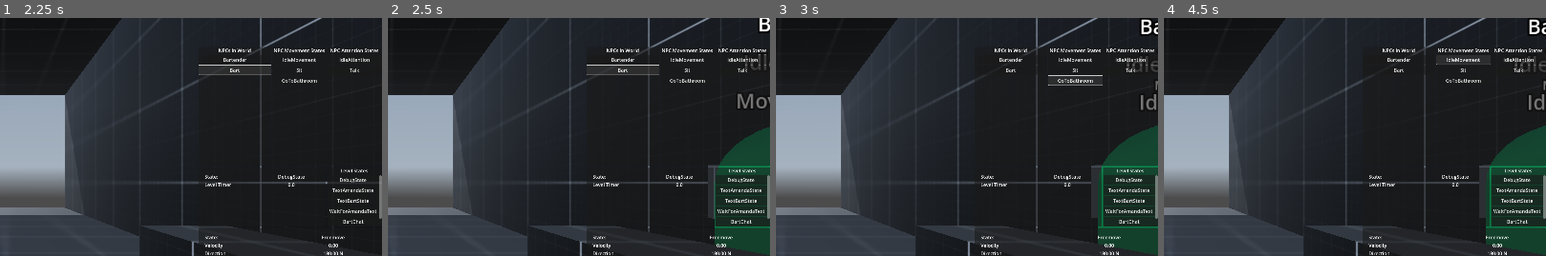
Above: before the commit, frames 1-4 (left to right).
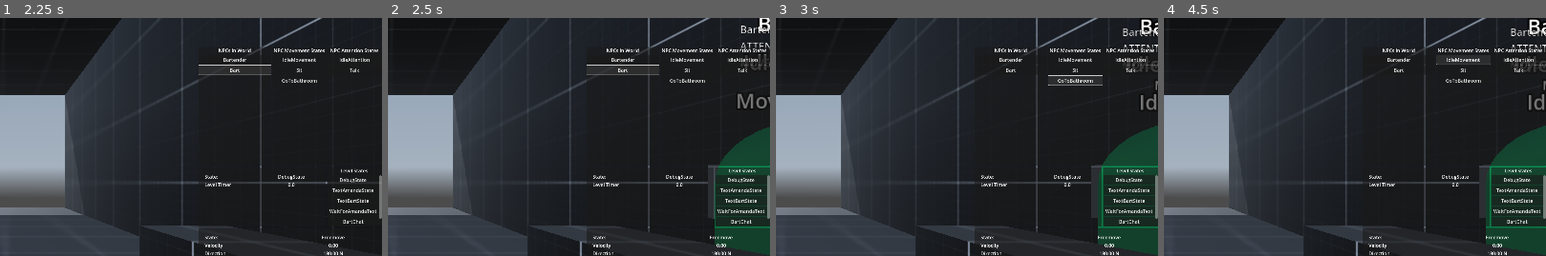
Above: after the commit, the same moments.

Repository: LucasMc17/One-Man-s-Trash
Game: Godot game, scene res://levels/level_01/root.tscn
The game is run twice, just before and just after one commit, with the same random seed, the same clock (stepped at 60 frames per second) and the same inputs. A sky picture missing from this copy of the repository is replaced by a grey-blue gradient.
Inputs (mouse positions are % of the whole screen's width and height, from its top left):
- Up to frame 1 (2.25 s): click (88, 99) at 0.52 s; type "12" at 0.6 s; click "Bartender" at 1.25 s; click "Bart" at 2 s
- Up to frame 2 (2.5 s): no input
- Up to frame 3 (3 s): click "GoToBathroom" at 2.75 s
- Up to frame 4 (4.5 s): click "GoToBathroom" at 3.5 s; click "IdleMovement" at 4.25 s
The pictures show only the part of the screen within x 50-100%, y 15-65%; the shares and areas given below are measured in that part.

Frame 1 is identical in both runs. In frame 2, 0.2% of the frame differs, in the area x 92-100%, y 3-21%; in frame 3, 0.3%, in the area x 90-100%, y 4-22%; in frame 4, 0.3%.

Commit message:
first pass at label creation more to come

Diff:
--- a/area_triggers/area_counter.gd
+++ b/area_triggers/area_counter.gd
@@ -2,8 +2,6 @@
 
 signal filled()
 signal unfilled()
-
-# @onready var DEBUG_LABEL := %DebugLabel
 
 @export var LIMIT : int
 
--- a/debug/debug_ui/debug_label.gd
+++ b/debug/debug_ui/debug_label.gd
@@ -6,7 +6,6 @@
 
 @export var VP_SIZE := Vector2i(500,500):
 	set(val):
-		print(VIEWPORT)
 		if VIEWPORT:
 			VIEWPORT.size = val
 		VP_SIZE = val
--- a/debug/debug_ui/debug_label.tscn
+++ b/debug/debug_ui/debug_label.tscn
@@ -12,15 +12,34 @@
 no_depth_test = true
 texture = SubResource("ViewportTexture_4uiuj")
 script = ExtResource("1_4uiuj")
-TEXT = "aaaaaa"
+TEXT = "Exampe text
+Lorem Ipsum Lorem Ipsum
+Lorem: Ipsum"
 
 [node name="SubViewport" type="SubViewport" parent="."]
 unique_name_in_owner = true
 transparent_bg = true
 size = Vector2i(500, 500)
 
-[node name="Label" type="Label" parent="SubViewport"]
+[node name="Control" type="Control" parent="SubViewport"]
+layout_mode = 3
+anchors_preset = 15
+anchor_right = 1.0
+anchor_bottom = 1.0
+grow_horizontal = 2
+grow_vertical = 2
+
+[node name="Label" type="Label" parent="SubViewport/Control"]
 unique_name_in_owner = true
-offset_right = 40.0
-offset_bottom = 23.0
-text = "aaaaaa"
+layout_mode = 1
+anchors_preset = 13
+anchor_left = 0.5
+anchor_right = 0.5
+anchor_bottom = 1.0
+offset_left = -28.0
+offset_right = 28.0
+grow_horizontal = 2
+grow_vertical = 2
+text = "Exampe text
+Lorem Ipsum Lorem Ipsum
+Lorem: Ipsum"
--- a/levels/level_01/root.tscn
+++ b/levels/level_01/root.tscn
@@ -232,6 +232,7 @@
 
 [node name="AreaCounter" parent="." node_paths=PackedStringArray("INCLUDED") instance=ExtResource("23_2q5mi")]
 transform = Transform3D(1, 0, 0, 0, 1, 0, 0, 0, 1, 0, 1.15372, 6.17273)
+LIMIT = 1
 INCLUDED = [NodePath("../Player")]
 
 [node name="CollisionShape3D" type="CollisionShape3D" parent="AreaCounter"]
--- a/scenes/characters/npcs/base_npc.gd
+++ b/scenes/characters/npcs/base_npc.gd
@@ -9,6 +9,7 @@
 @onready var ATTENTION_STATE_MACHINE := %AttentionStateMachine
 @onready var MOVEMENT_STATE_MACHINE := %MovementStateMachine
 @onready var DEBUG_PANEL := %NPCDebugPanel
+@onready var DEBUG_LABEL := %DebugLabel
 
 var gravity = ProjectSettings.get_setting("physics/3d/default_gravity")
 var current_attention : NPCAttentionState:
@@ -29,6 +30,13 @@
 		velocity.y -= gravity * delta
 		move_and_slide()
 
+func make_label():
+	DEBUG_LABEL.TEXT = "\n".join([
+		name,
+		"ATTENTION: " + current_attention.name,
+		"MOVEMENT: " + current_movement.name,
+	])
+
 func _ready():
 	DEBUG_PANEL.npc_name = name
 
--- a/scenes/characters/npcs/base_npc.tscn
+++ b/scenes/characters/npcs/base_npc.tscn
@@ -6,6 +6,7 @@
 [ext_resource type="Script" uid="uid://bunxtellu4roh" path="res://scenes/characters/npcs/states/movement_states/npc_idle_state.gd" id="4_iwxdd"]
 [ext_resource type="PackedScene" uid="uid://dg11xi7m44ms" path="res://debug/npc_debug/npc_debug_panel.tscn" id="5_0ji00"]
 [ext_resource type="Script" uid="uid://befgswxuxfmxp" path="res://scenes/characters/npcs/states/attention_states/npc_attention_state.gd" id="6_c4o2l"]
+[ext_resource type="PackedScene" uid="uid://bghca01qsq1sq" path="res://debug/debug_ui/debug_label.tscn" id="7_2gx3w"]
 
 [sub_resource type="CapsuleShape3D" id="CapsuleShape3D_6qnc6"]
 radius = 0.4
@@ -22,6 +23,9 @@
 
 [sub_resource type="CapsuleMesh" id="CapsuleMesh_65blf"]
 material = SubResource("StandardMaterial3D_6qnc6")
+
+[sub_resource type="ViewportTexture" id="ViewportTexture_ufsub"]
+viewport_path = NodePath("SubViewport")
 
 [node name="BaseNPC" type="CharacterBody3D" groups=["NPCs"]]
 script = ExtResource("1_wwrmc")
@@ -46,6 +50,7 @@
 [node name="NPCDebugPanel" parent="." instance=ExtResource("5_0ji00")]
 unique_name_in_owner = true
 transform = Transform3D(1, 0, 0, 0, 1, 0, 0, 0, 1, 0, 2.04068, 0)
+visible = false
 
 [node name="AttentionStateMachine" type="Node" parent="." node_paths=PackedStringArray("CURRENT_STATE")]
 unique_name_in_owner = true
@@ -69,3 +74,8 @@
 NEXT_STATE = NodePath(".")
 ACTOR = NodePath("../..")
 metadata/_custom_type_script = "uid://bunxtellu4roh"
+
+[node name="DebugLabel" parent="." instance=ExtResource("7_2gx3w")]
+unique_name_in_owner = true
+transform = Transform3D(1, 0, 0, 0, 1, 0, 0, 0, 1, 0, 1.50326, 0)
+texture = SubResource("ViewportTexture_ufsub")
--- a/scenes/characters/npcs/states/npc_state.gd
+++ b/scenes/characters/npcs/states/npc_state.gd
@@ -1 +1,5 @@
 class_name NPCState extends ActorState
+
+func enter(previous_state, ext):
+	super(previous_state, ext)
+	ACTOR.make_label()
Not shown: 1 places in scenes/characters/npcs/base_npc.tscn that only renumber resources
